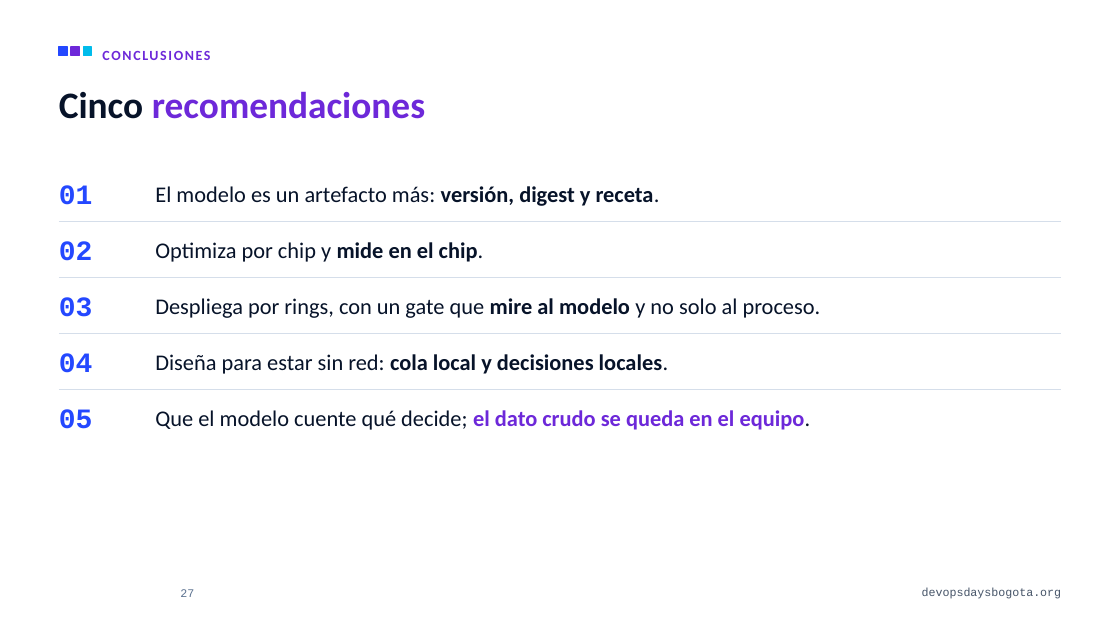
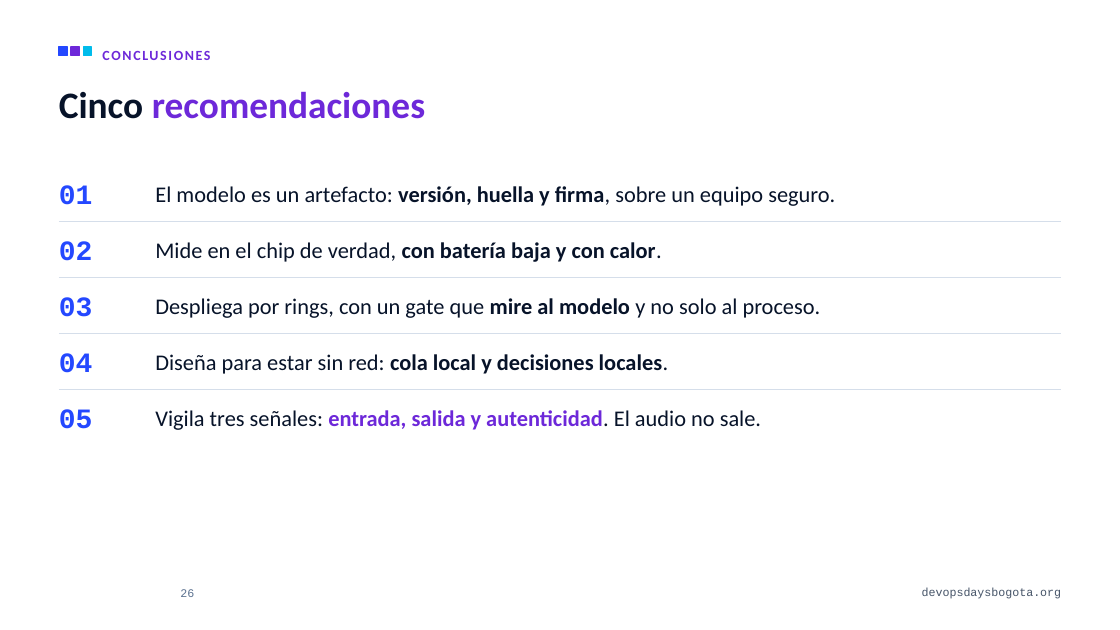
Before and after one commit to alejandro945/mlops-a-ciegas, a slide deck: slide 26 of talk/MLOps-a-ciegas-DevOpsDays-Bogota-2026.pptx (slide 27 before the commit). Drawn at 1120x630 pixels with LibreOffice and Linux fonts; fonts in the diff are those of the drawing; background and template pictures are left out. Boxes give left, top, right and bottom in pixels: in the first picture for what was removed or moved away, otherwise in the second. Text is boxed around its words. In the diff, an @@ line names an element or a change of style, - is before the commit and + after.

```diff
--- a/talk/MLOps-a-ciegas-DevOpsDays-Bogota-2026.pptx
+++ b/talk/MLOps-a-ciegas-DevOpsDays-Bogota-2026.pptx
@@ text at box(155, 186, 835, 206): text changed @@
-El modelo es un artefacto más: versión, digest y receta.
+El modelo es un artefacto: versión, huella y firma, sobre un equipo seguro.
@@ text at box(155, 242, 662, 262): text changed; bold on @@
-Optimiza por chip y mide en el chip.
+Mide en el chip de verdad, con batería baja y con calor.
@@ text at box(155, 410, 761, 430): text changed @@
-Que el modelo cuente qué decide; el dato crudo se queda en el equipo.
+Vigila tres señales: entrada, salida y autenticidad. El audio no sale.
@@ page number at box(180, 589, 194, 597): text changed @@
-27
+26
```
Also in this commit, not shown: 8 other slides changed, 2 slides added, 3 slides removed, 15 other files.
